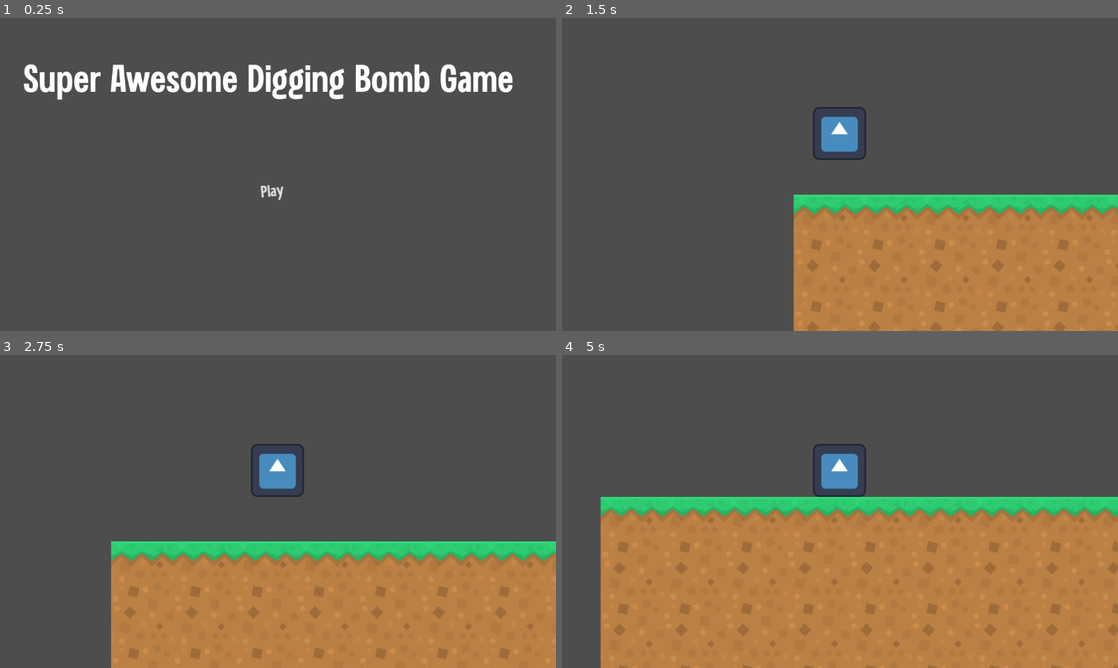
Above: before the commit, frames 1-4 (two rows, left to right).
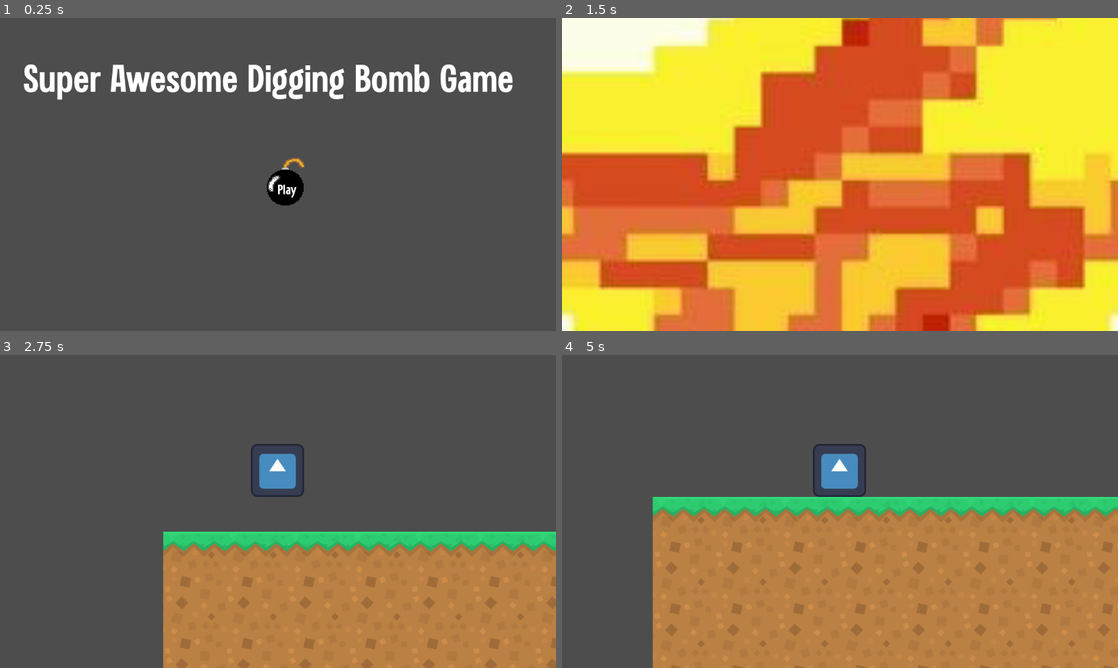
Above: after the commit, the same moments.

Repository: Justiniscoding/Super-Awesome-Game
Game: Godot game, scene res://scenes/Main.tscn
Same seed, same stepped clock (60 frames per second), same inputs: the game is played once before the commit and once after it. The engine's default icon, where the game draws it, is replaced by a stand-in: a white triangle on a blue panel in a dark square.
Inputs:
- Up to frame 1 (0.25 s): no input
- Up to frame 2 (1.5 s): click "Play" at 0.5 s; hold Right (1move_right) from 1.28 s (still down)
- Up to frame 3 (2.75 s): keep holding Right (1move_right); tap Up (1move_up) at 1.52, 2.27 s
- Up to frame 4 (5 s): release Right (1move_right) at 2.78 s; hold Left (1move_left) 2.78-3.53 s; hold Right (1move_right) from 3.53 s (still down); tap Up (1move_up) at 3.77, 4.52 s

The runs differ from the first frame. In frame 1, 0.7% of the frame differs, in the area x 46-55%, y 44-60%; in frame 2, 100%, in the area x 0-100%, y 0-100%; in frame 3, 11%; in frame 4, 10%.

Commit message:
added a menu animation

Diff:
--- a/scenes/Main.tscn
+++ b/scenes/Main.tscn
@@ -2,7 +2,8 @@
 
 [ext_resource type="Script" uid="uid://ewy8k0q47pt0" path="res://scripts/main.gd" id="1_glv2v"]
 [ext_resource type="FontFile" uid="uid://d7qpfcvcjaqa" path="res://Assets/dreamplanner.otf" id="2_r0du0"]
-[ext_resource type="Texture2D" uid="uid://wocs83k2tyss" path="res://Assets/play.svg" id="3_cm0pq"]
+[ext_resource type="Texture2D" uid="uid://4snq7kp57tmw" path="res://Assets/video-game-explosion-animation-pixel-art-explosion-animation-frames.png" id="3_rarhs"]
+[ext_resource type="Texture2D" uid="uid://ddrkqcm5x5jvl" path="res://Assets/New Piskel (2).png" id="4_rarhs"]
 
 [sub_resource type="Theme" id="Theme_fos0i"]
 
@@ -12,7 +13,118 @@
 
 [sub_resource type="Theme" id="Theme_lgr22"]
 default_font = ExtResource("2_r0du0")
-default_font_size = 34
+default_font_size = 28
+
+[sub_resource type="AtlasTexture" id="AtlasTexture_84slv"]
+atlas = ExtResource("3_rarhs")
+region = Rect2(0, 0, 666, 777)
+
+[sub_resource type="AtlasTexture" id="AtlasTexture_nxi8k"]
+atlas = ExtResource("3_rarhs")
+region = Rect2(666, 0, 666, 777)
+
+[sub_resource type="AtlasTexture" id="AtlasTexture_1hf1o"]
+atlas = ExtResource("3_rarhs")
+region = Rect2(1332, 0, 666, 777)
+
+[sub_resource type="AtlasTexture" id="AtlasTexture_56fam"]
+atlas = ExtResource("3_rarhs")
+region = Rect2(0, 777, 666, 777)
+
+[sub_resource type="AtlasTexture" id="AtlasTexture_8lqhf"]
+atlas = ExtResource("3_rarhs")
+region = Rect2(666, 777, 666, 777)
+
+[sub_resource type="AtlasTexture" id="AtlasTexture_7nxw5"]
+atlas = ExtResource("3_rarhs")
+region = Rect2(1332, 777, 666, 777)
+
+[sub_resource type="AtlasTexture" id="AtlasTexture_vcsgt"]
+atlas = ExtResource("4_rarhs")
+region = Rect2(0, 0, 128, 128)
+
+[sub_resource type="AtlasTexture" id="AtlasTexture_c01mt"]
+atlas = ExtResource("4_rarhs")
+region = Rect2(128, 0, 128, 128)
+
+[sub_resource type="AtlasTexture" id="AtlasTexture_nxtc6"]
+atlas = ExtResource("4_rarhs")
+region = Rect2(256, 0, 128, 128)
+
+[sub_resource type="AtlasTexture" id="AtlasTexture_jlsqs"]
+atlas = ExtResource("4_rarhs")
+region = Rect2(0, 128, 128, 128)
+
+[sub_resource type="AtlasTexture" id="AtlasTexture_q8u5g"]
+atlas = ExtResource("4_rarhs")
+region = Rect2(128, 128, 128, 128)
+
+[sub_resource type="AtlasTexture" id="AtlasTexture_lhr70"]
+atlas = ExtResource("4_rarhs")
+region = Rect2(256, 128, 128, 128)
+
+[sub_resource type="AtlasTexture" id="AtlasTexture_wp0k4"]
+atlas = ExtResource("4_rarhs")
+region = Rect2(0, 256, 128, 128)
+
+[sub_resource type="AtlasTexture" id="AtlasTexture_bjd11"]
+atlas = ExtResource("4_rarhs")
+region = Rect2(128, 256, 128, 128)
+
+[sub_resource type="SpriteFrames" id="SpriteFrames_qmy6f"]
+animations = [{
+"frames": [{
+"duration": 1.0,
+"texture": SubResource("AtlasTexture_84slv")
+}, {
+"duration": 1.0,
+"texture": SubResource("AtlasTexture_nxi8k")
+}, {
+"duration": 1.0,
+"texture": SubResource("AtlasTexture_1hf1o")
+}, {
+"duration": 1.0,
+"texture": SubResource("AtlasTexture_56fam")
+}, {
+"duration": 1.0,
+"texture": SubResource("AtlasTexture_8lqhf")
+}, {
+"duration": 1.0,
+"texture": SubResource("AtlasTexture_7nxw5")
+}],
+"loop": false,
+"name": &"Explosion",
+"speed": 10.0
+}, {
+"frames": [{
+"duration": 1.0,
+"texture": SubResource("AtlasTexture_vcsgt")
+}, {
+"duration": 1.0,
+"texture": SubResource("AtlasTexture_c01mt")
+}, {
+"duration": 1.0,
+"texture": SubResource("AtlasTexture_nxtc6")
+}, {
+"duration": 1.0,
+"texture": SubResource("AtlasTexture_jlsqs")
+}, {
+"duration": 1.0,
+"texture": SubResource("AtlasTexture_q8u5g")
+}, {
+"duration": 1.0,
+"texture": SubResource("AtlasTexture_lhr70")
+}, {
+"duration": 1.0,
+"texture": SubResource("AtlasTexture_wp0k4")
+}, {
+"duration": 1.0,
+"texture": SubResource("AtlasTexture_bjd11")
+}],
+"loop": false,
+"name": &"Fuse",
+"speed": 12.0
+}]
 
 [node name="Node2D" type="Node2D" unique_id=1159390000]
 script = ExtResource("1_glv2v")
@@ -29,17 +141,27 @@
 vertical_alignment = 1
 
 [node name="play" type="Button" parent="." unique_id=1572279383]
-offset_left = 444.0
-offset_top = 314.0
-offset_right = 675.0
-offset_bottom = 429.0
-rotation = -0.097866535
+offset_left = 521.0
+offset_top = 270.0
+offset_right = 649.0
+offset_bottom = 398.0
 theme = SubResource("Theme_lgr22")
-text = "Play"
-icon = ExtResource("3_cm0pq")
 flat = true
 icon_alignment = 1
-expand_icon = true
+
+[node name="bomb" type="AnimatedSprite2D" parent="play" unique_id=299588345]
+position = Vector2(64, 64)
+scale = Vector2(1.0000001, 1.0000001)
+sprite_frames = SubResource("SpriteFrames_qmy6f")
+animation = &"Fuse"
+
+[node name="Label" type="Label" parent="play" unique_id=1690771222]
+layout_mode = 0
+offset_left = 54.0
+offset_top = 73.0
+offset_right = 94.0
+offset_bottom = 101.0
+text = "Play"
 
 [node name="Camera2D" type="Camera2D" parent="." unique_id=1062611866]
 position = Vector2(576, 324)
--- a/scripts/main.gd
+++ b/scripts/main.gd
@@ -1,7 +1,30 @@
 extends Node2D
 
+@onready var play_button = $play
+@onready var label = $play/Label
+@onready var bomb = $play/bomb
+
 func _ready() -> void:
-	$play.connect("pressed", playGame)
+	play_button.pressed.connect(_on_play_pressed)
 
-func playGame() -> void:
+func _on_play_pressed() -> void:
+	play_button.disabled = true
+	label.text = ""
+
+	bomb.play("Fuse")
+	await bomb.animation_finished
+
+	await explode()
+
 	get_tree().change_scene_to_file("res://scenes/game.tscn")
+
+
+func explode() -> void:
+	bomb.play("Explosion")
+	bomb.scale = Vector2.ONE
+
+	var target_scale = Vector2(10, 10)
+
+	var tween = create_tween()
+	tween.tween_property(bomb, "scale", target_scale, 0.6)
+	await tween.finished
